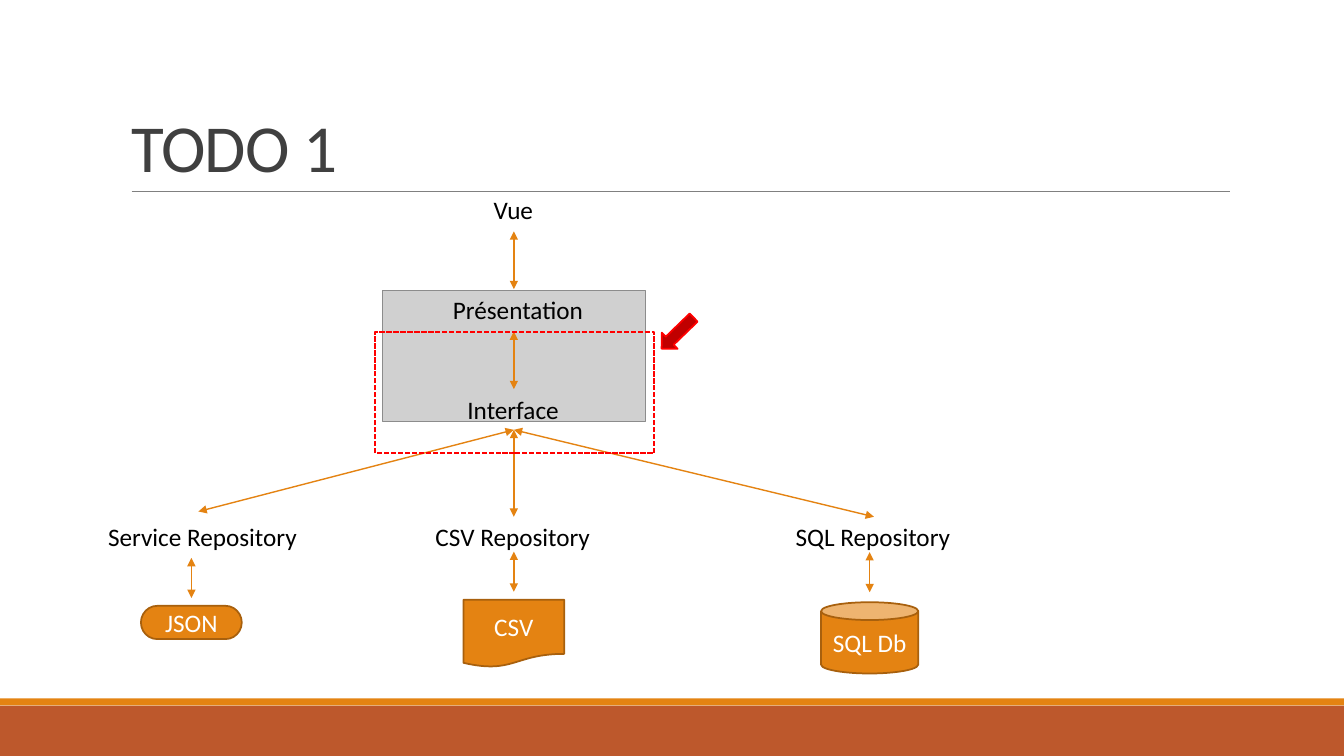
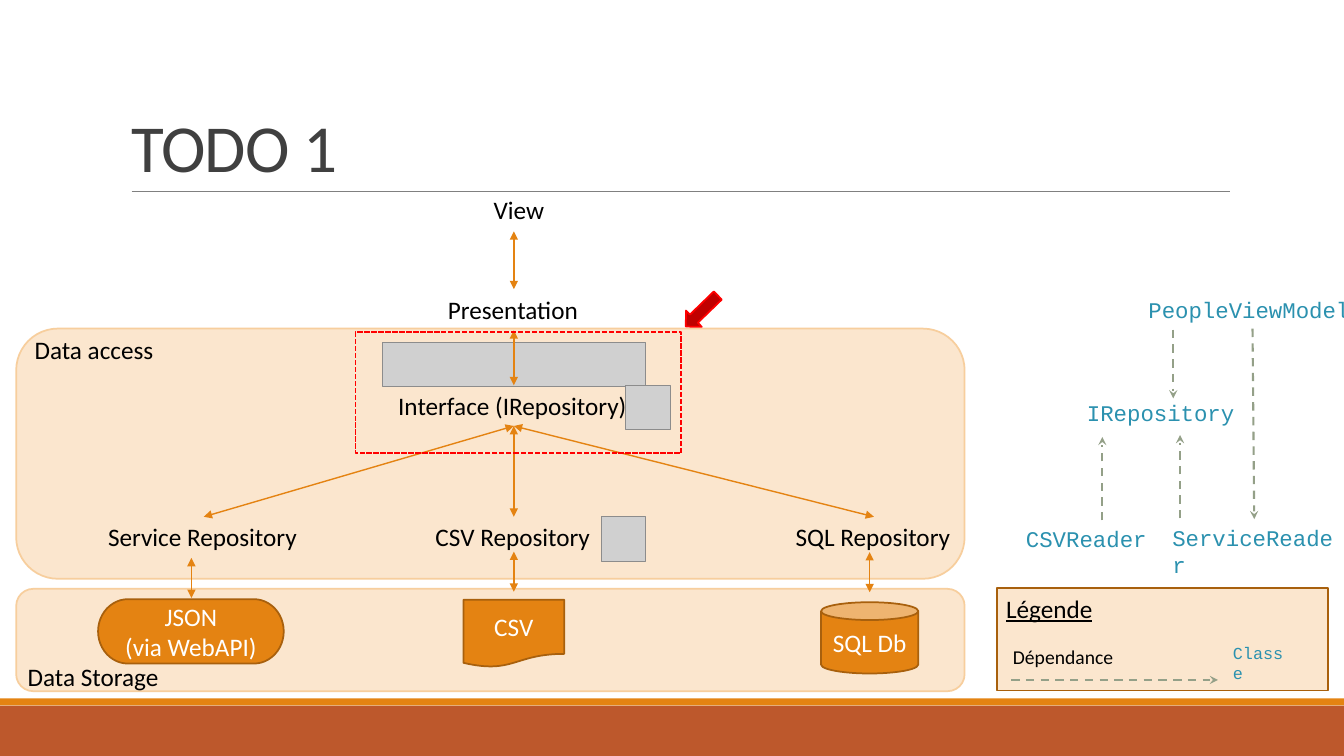
Before and after one commit to Sybaris-Classroom/Exercices, a slide deck: slide 11 of DependencyInjection/Exercice DependencyInjection.pptx (slide 9 before the commit). Drawn at 1344x756 pixels with LibreOffice and Linux fonts; fonts in the diff are those of the drawing; grey boxes stand for pictures. Boxes give left, top, right and bottom in pixels: in the first picture for what was removed or moved away, otherwise in the second. Text is boxed around its words. In the diff, an @@ line names an element or a change of style, - is before the commit and + after.

```diff
--- a/DependencyInjection/Exercice DependencyInjection.pptx
+++ b/DependencyInjection/Exercice DependencyInjection.pptx
@@ text at <box>494,201,544,219</box>: text changed @@
-Vue
+View
@@ down arrow: place and size @@
-down arrow at <box>654,309,701,356</box>
+down arrow at <box>678,287,725,334</box>
@@ rounded rectangle added at <box>16,329,965,579</box>, fill #FBE6CE, outline #F7CE9D 1.25 pt @@
@@ text at <box>448,301,578,320</box>: text changed @@
-Présentation
+Presentation
@@ text added at <box>1148,302,1344,323</box>, 16 pt, text #2B91AF @@
+PeopleViewModel
@@ arrow added from (1253, 329) to (1254, 519), #94A088 1.5 pt dashed @@
@@ text added at <box>35,342,154,360</box>, 18 pt, text #000000 @@
+Data access
@@ rectangle: place and size @@
-rectangle at <box>375,332,654,454</box>
+rectangle at <box>356,332,682,454</box>
@@ picture: place and size @@
-picture at <box>382,290,645,421</box>
+picture at <box>382,343,645,387</box>
@@ double arrow moved from (514, 332) - (514, 389) to (514, 331) - (514, 385) @@
@@ arrow added from (1174, 330) to (1174, 398), #94A088 1.5 pt dashed @@
@@ picture added at <box>626,385,670,430</box> @@
@@ text at <box>398,394,626,421</box>: text changed @@
-Interface
+Interface (IRepository)
@@ text added at <box>1087,405,1234,426</box>, 16 pt, text #2B91AF @@
+IRepository
@@ double arrow moved from (514, 430) - (199, 511) to (514, 426) - (204, 517) @@
@@ double arrow moved from (514, 430) - (874, 517) to (514, 426) - (874, 517) @@
@@ double arrow moved from (514, 430) - (514, 517) to (514, 426) - (514, 517) @@
@@ arrow added from (1103, 520) to (1103, 438), #94A088 1.5 pt dashed @@
@@ arrow added from (1181, 518) to (1181, 436), #94A088 1.5 pt dashed @@
@@ picture added at <box>601,517,645,562</box> @@
@@ text added at <box>1026,531,1147,548</box>, 16 pt, text #2B91AF @@
+CSVReader
@@ text added at <box>1163,519,1344,557</box>, 16 pt, text #2B91AF @@
+ServiceReader
@@ rounded rectangle added at <box>16,589,965,692</box>, fill #FBE6CE, outline #F7CE9D 1.25 pt @@
@@ pill shape "JSON": place and size @@
-pill shape "JSON" at <box>141,606,242,639</box>
+pill shape "JSON" at <box>98,599,283,663</box>
@@ rectangle added at <box>997,589,1328,692</box>, fill #FBE6CE, outline #A9610D 1.25 pt @@
@@ text added at <box>1006,600,1092,623</box>, 18 pt, text #000000, underline @@
+Légende
@@ text in pill shape at <box>125,637,257,660</box>: paragraph added @@
+(via WebAPI)
@@ text added at <box>1013,650,1113,667</box>, 14 pt, text #000000 @@
+Dépendance
@@ text added at <box>1223,638,1303,668</box>, 12 pt, text #2B91AF @@
+Classe
@@ text added at <box>28,669,159,693</box>, 18 pt, text #000000 @@
+Data Storage
@@ arrow added from (1011, 681) to (1218, 681), #94A088 1.5 pt dashed @@
```
Also in this commit, not shown: 6 other slides changed, 8 slides added, 1 other file.
